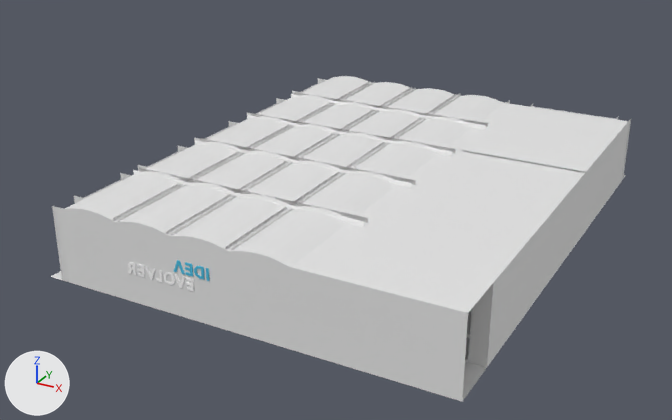
Two versions of the glTF model static/models/office.glb, one commit apart.
Rendered twice from a 50 mm lens placed at (26.3, -55.9, 27.5), pointed at (-3.0, -2.6, 0.9). Every picture has the same lights, and +X, +Y and +Z are marked at lower left. Where no turn or scale is listed for an object, it has been applied to the vertices. Vertices at the same position are counted once.
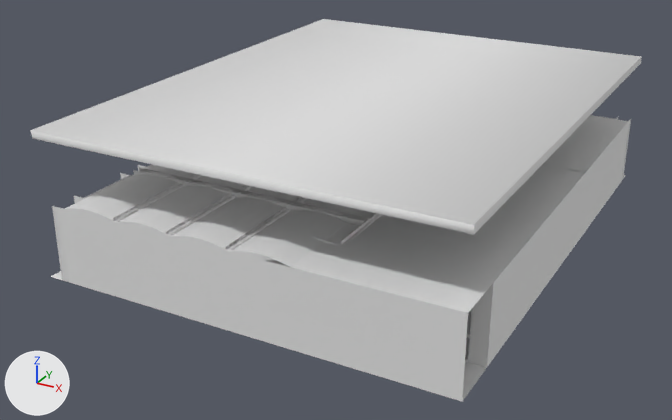
Patch to the scene script:
```diff
--- a/static/models/office.glb.py
+++ b/static/models/office.glb.py
@@ mat_logo @@
 mat_logo.roughness = 0.0
+mat_logo.emission_strength = 1.0
@@ me_plane @@
 # used by ob_plane; location = (0.0, 0.0, 0.0)
-me_plane.from_pydata(...)  # 716 vertices, 1089 faces; spans x -15.6..12.8, y -17.9..18.1, z -0.6..4.9
+me_plane.from_pydata(...)  # 708 vertices, 1083 faces; spans x -15.6..12.8, y -17.9..18.1, z -0.6..9.3
+# me_plane part 1
+# 17 vertices are removed from x -1.5..3.7, y -17.9..16.1, z 4.4..4.6
+# 38 faces are deleted
+# 13 vertices in x 1.8..3.9, y -17.9..16.1, z 4.6 move by (0.0, 0.0, 0.2)
+# 4 vertices move from x 1.9..3.7, y -11.6, z -0.6..4.6 to x 1.9..3.7, y -11.4, z -0.6..4.8
+# 9 vertices are added at x -15.6..12.8, y -17.9..18.1, z 4.4..9.3
+# 32 new faces join them
```

Boxes [x1, y1, x2, y2] around the edits, measured in the pictures (672 x 420 px; the box of a moved part takes in the faces that stretch with it):
'Plane', reshaped (17% taller)
    before: [51, 76, 631, 401]
    after: [30, 19, 642, 401]
'Curve', surface changed
    both: [185, 262, 209, 281]
'Curve.002', surface changed
    both: [174, 260, 185, 274]
part 1 of me_plane, moved or reshaped
    before: [133, 92, 488, 271]
    after: [30, 19, 642, 271]
